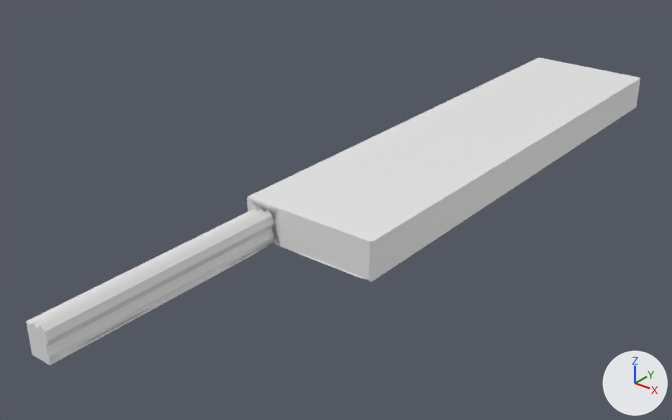
Renders of the FBX model UnholySource/Assets/Models/Scenario/School/Rooms/South/interior_school_room_south_04.fbx from each side of a commit.
The view is the same before and after, from a camera (50 mm lens) standing at (52.3, -97.0, 39.5) and looking at (0.1, -31.7, -1.0). The lights are fixed; the arrows at lower right show +X, +Y and +Z.

Objects in the first picture: 'Visible Mesh'.
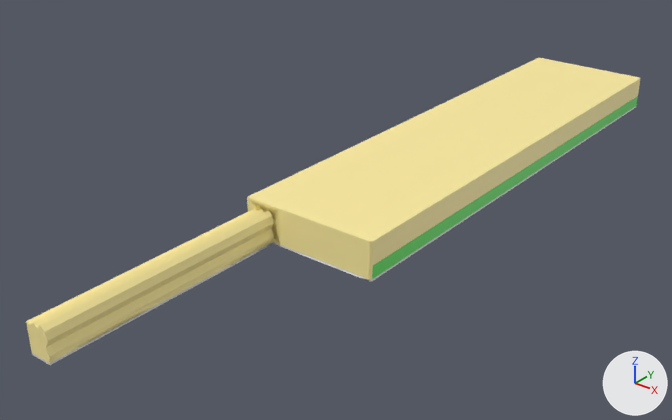
Where the change shows, as pixel boxes [x1, y1, x2, y2] in the pictures (672 x 420 px):
'Visible Mesh', recoloured, surface changed (white to beige): [26, 58, 640, 365] in both
part 1 of me_cube_001, recoloured (grey to yellow): [272, 229, 373, 279] in both
part 2 of me_cube_001, surface changed (white to beige): [26, 58, 640, 365] in both

Diff of the bpy script that builds the scene:
```diff
--- a/UnholySource/Assets/Models/Scenario/School/Rooms/South/interior_school_room_south_04.fbx.py
+++ b/UnholySource/Assets/Models/Scenario/School/Rooms/South/interior_school_room_south_04.fbx.py
@@ img_texture_school_rooms_gradient_png @@
+img_texture_school_rooms_gradient_png = load_image('texture-school-rooms-gradient.png', '../../../../../Textures/Chapter 1/Part 1/texture-school-rooms-gradient.png', 1024, 1024, 'sRGB')
@@ mat_wall @@
+mat_wall = principled_material('wall')
+mat_wall.texture = img_texture_school_rooms_gradient_png
@@ mat_ground @@
+mat_ground = principled_material('ground')
+mat_ground.texture = img_texture_school_rooms_gradient_png
@@ me_cube_001 @@
 me_cube_001.from_pydata(...)  # 763 vertices, 705 faces; spans x -14.0..0.1, y -66.2..14.1, z -0.2..3.6
 # used by ob_visible_mesh; location = (12.0, 0.0, 0.0)
+# me_cube_001 part 1: all 490 faces centred in x -14.0..0.1, y -66.2..14.1, z 0.3..3.6 switch from no material to mat_wall (picture img_texture_school_rooms_gradient_png)
+# me_cube_001 part 2: texture (UV) coordinates of 694 of 705 faces, centred in x -14.0..0.1, y -66.2..14.1, z -0.2..3.6, changed; they spanned u 0.0..0.88, v 0.0..0.61 and now span u 0.03..0.97, v 0.0..1.0
+me_cube_001.materials.append(mat_ground)  # picture img_texture_school_rooms_gradient_png
```
